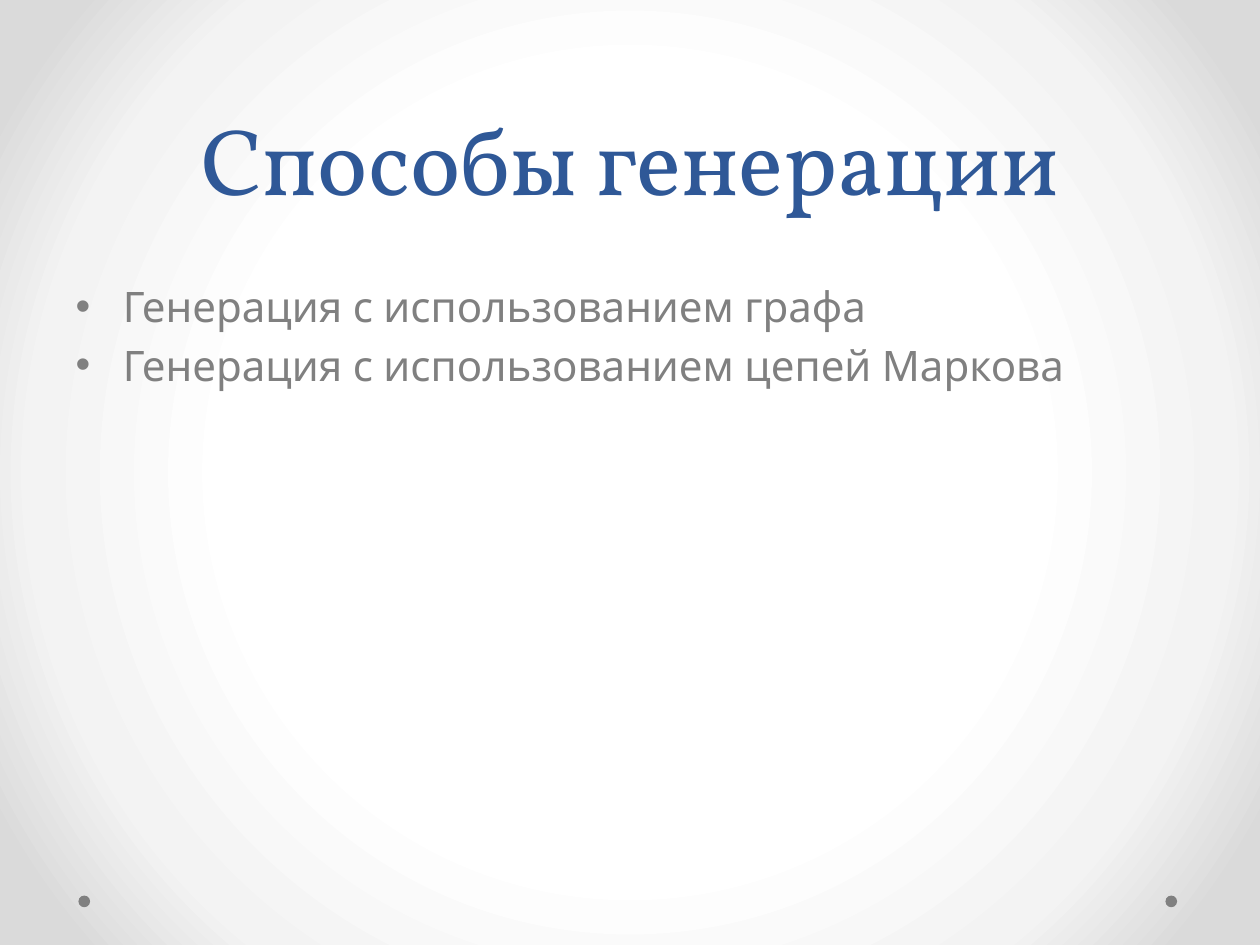
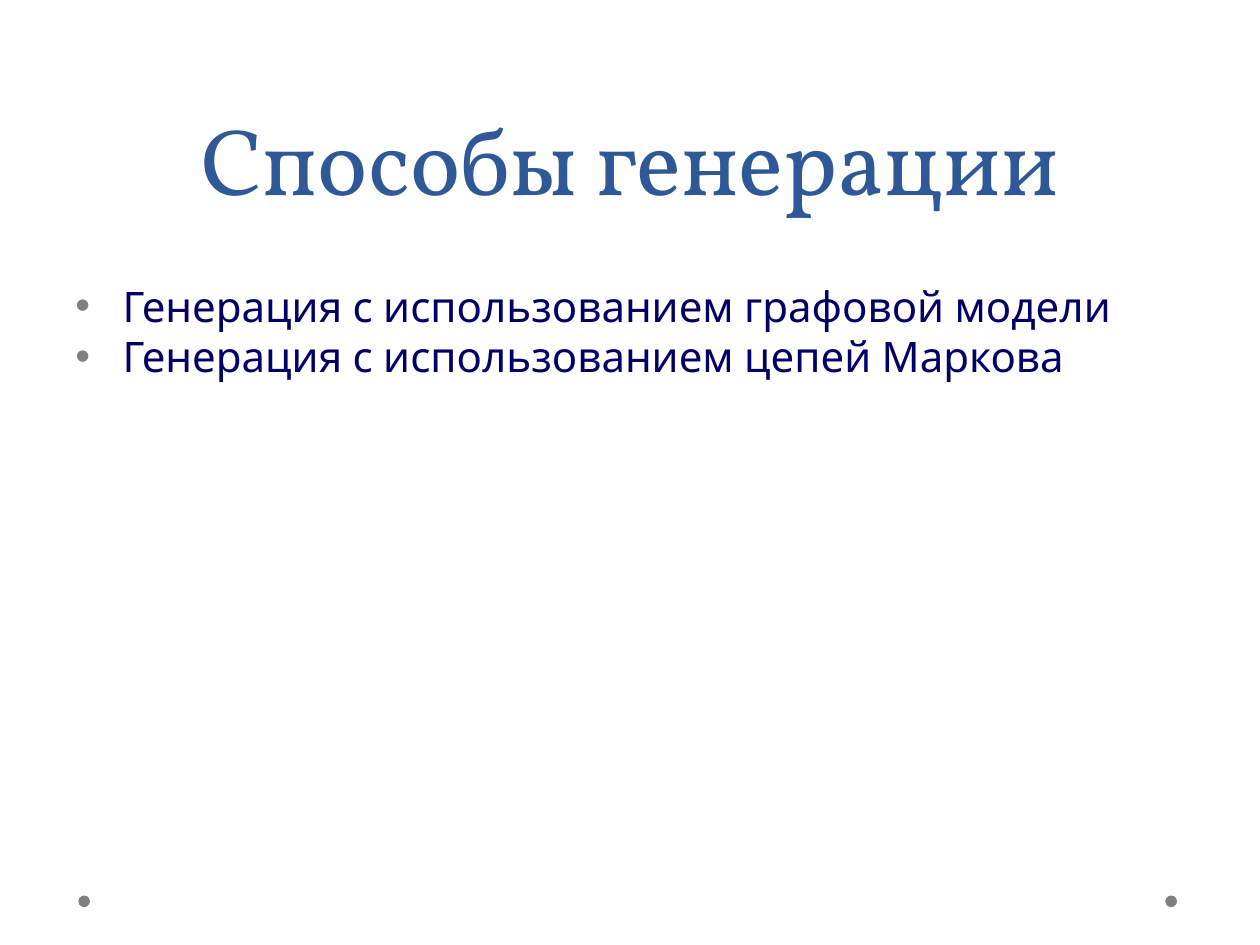
Before and after one commit to isaikin/ADO, a slide deck: slide 4 of Презентация/ADO.pptx. Drawn at 1260x945 pixels with LibreOffice and Linux fonts; fonts in the diff are those of the drawing. Boxes give left, top, right and bottom in pixels: in the first picture for what was removed or moved away, otherwise in the second. Text is boxed around its words. In the diff, an @@ line names an element or a change of style, - is before the commit and + after.

Commit message:
little change in presentation

```diff
--- a/Презентация/ADO.pptx
+++ b/Презентация/ADO.pptx
@@ background gradient #FFFFFF to #F4F4F4 to #DADADA to #FFFFFF @@
@@ text "Способы генерации" at (201,127,1058,218): line spacing 58pt to 20.5pt @@
@@ text at (123,290,1111,332): text changed; text colour #808080 to #000066 @@
-• Генерация с использованием графа
+• Генерация с использованием графовой модели
@@ text at (123,340,1064,382): text colour #808080 to #000066 in "Генерация с использованием цепей Маркова"; indent changed; less space between paragraphs @@
```
Also in this commit, not shown: 8 other slides changed, 2 slides added.
